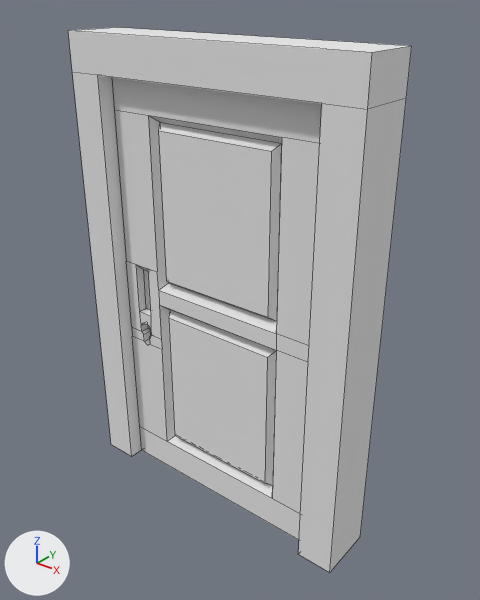
An edit to the Blender file Assets/Models/Door1.blend, drawn before and after from the same camera.
Before and after are seen from a 50 mm camera at (1.56, -1.84, 2.13) aimed at (0.06, 0.04, 0.96). The lights are fixed; the arrows at lower left show +X, +Y and +Z. Mesh edges are drawn as thin lines.
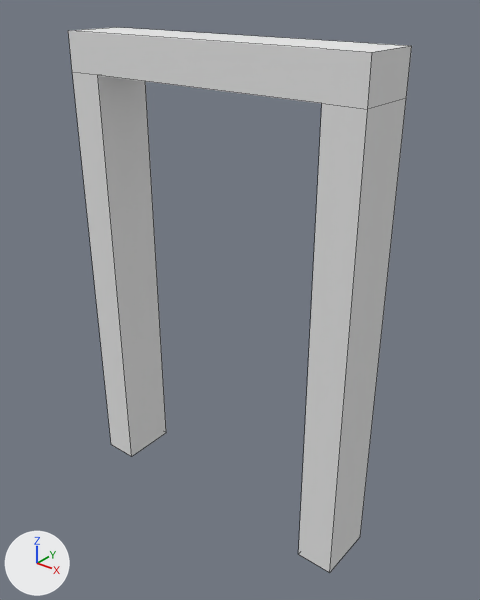
Where the change shows, as pixel boxes [x1, y1, x2, y2] in the pictures (480 x 600 px):
'Cube.000', hidden: before [112, 77, 322, 540]

The change, as a diff of the scene's bpy script:
```diff
--- a/Assets/Models/Door1.blend.py
+++ b/Assets/Models/Door1.blend.py
@@ ob_cube_000 @@
 ob_cube_000 = bpy.data.objects.new('Cube.000', me_cube_002)
-ob_cube_000.location = (0.494, -0.058, 1.189)
+ob_cube_000.location = (0.495, -0.058, 1.189)
 ob_cube_000.rotation_euler = (0.0, 0.0, 1.571)  # degrees (0, 0, 90)
-ob_cube_000.scale = (0.498, 0.056, 1.02)
+ob_cube_000.scale = (0.498, 0.0563, 1.02)
+ob_cube_000.hide_render = True
```
